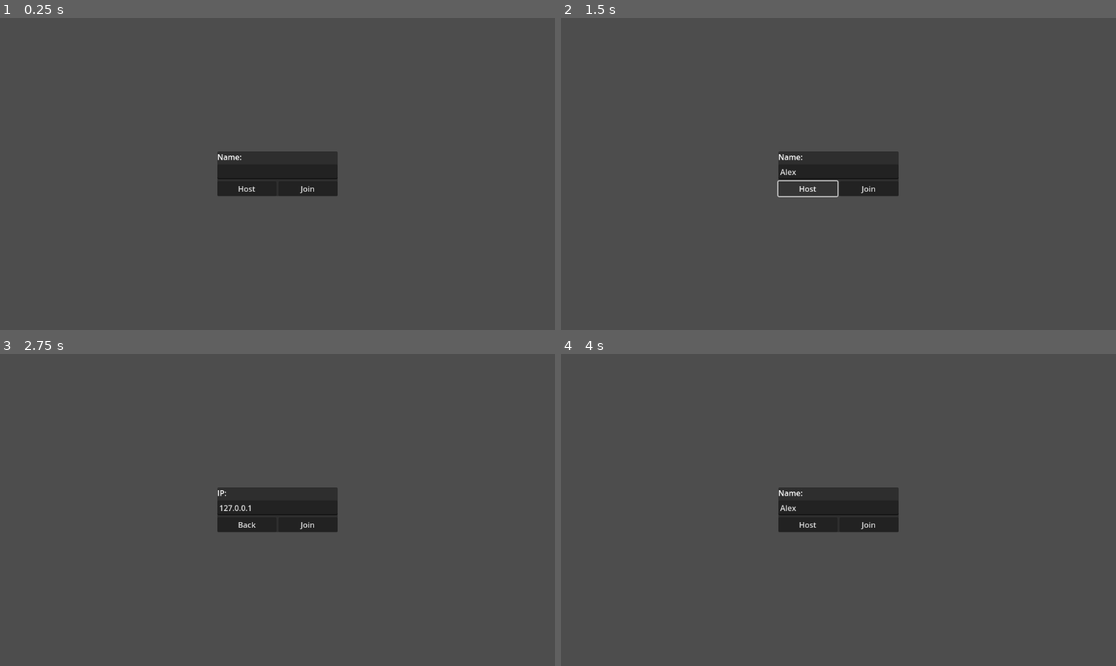
Above: before the commit, frames 1-4 (two rows, left to right).
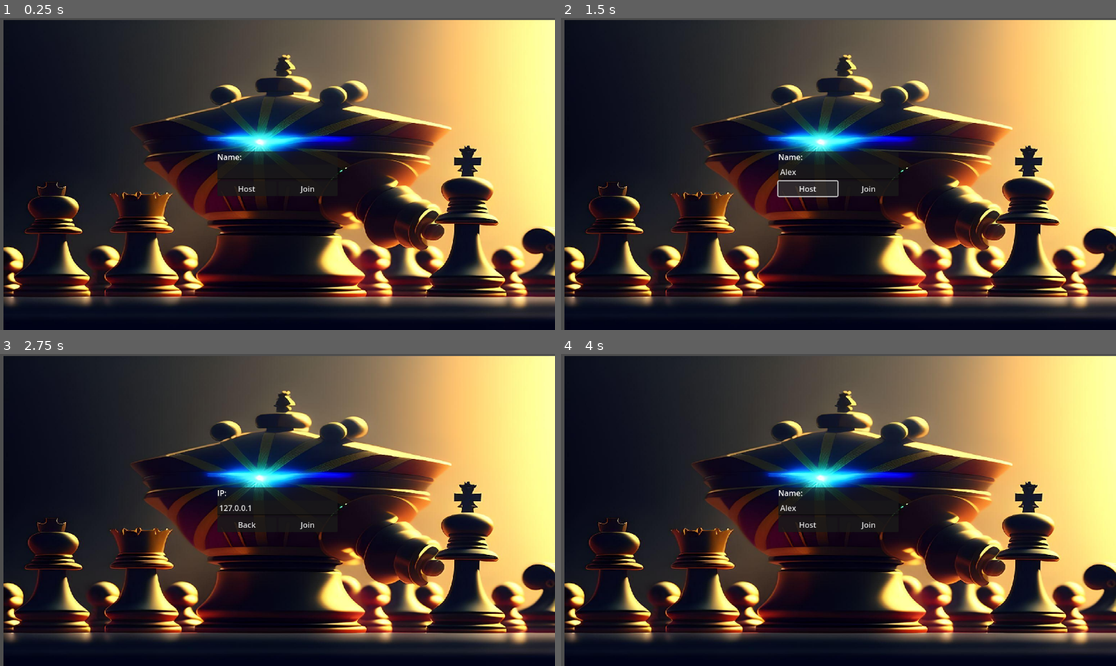
Above: after the commit, the same moments.

Repository: Juanxpeke/GD-FPSJuegos
Game: Godot game, scene res://Core/UI/Lobby/lobby.tscn
The game is run twice, just before and just after one commit, with the same random seed, the same clock (stepped at 60 frames per second) and the same inputs. The engine's default icon, where the game draws it, is replaced by a stand-in: a white triangle on a blue panel in a dark square.
Inputs (mouse positions are in pixels of both pictures, inside the frame that each line leads up to):
- Up to frame 1 (0.25 s): no input
- Up to frame 2 (1.5 s): click (838, 170) at 0.52 s; type "Alex" at 0.6 s; click "Host" at 1.25 s
- Up to frame 3 (2.75 s): click "Join" at 2 s
- Up to frame 4 (4 s): click "Back" at 2.75 s; tap Enter at 3.5 s; move the mouse to (960, 494) at 3.52 s; click (960, 494) at 3.67 s

The runs differ from the first frame. In frame 1, 92% of the frame differs, in the area x 0-100%, y 0-100%; in frame 2, 92%; in frame 3, 92%; in frame 4, 92%.

Commit message:
Added some assets

Diff:
--- a/Core/UI/Lobby/lobby.tscn
+++ b/Core/UI/Lobby/lobby.tscn
@@ -1,8 +1,9 @@
-[gd_scene load_steps=4 format=3 uid="uid://bslhrv3eo36wd"]
+[gd_scene load_steps=5 format=3 uid="uid://bslhrv3eo36wd"]
 
 [ext_resource type="Script" path="res://Core/UI/Lobby/lobby.gd" id="1_kkwo8"]
 [ext_resource type="PackedScene" uid="uid://chbh4lxk8rmmd" path="res://Core/UI/Lobby/lobby_player.tscn" id="2_2atg2"]
 [ext_resource type="PackedScene" uid="uid://db36f8ux7a06p" path="res://Core/Maps/Dummy/dummy_map.tscn" id="2_d24t2"]
+[ext_resource type="Texture2D" uid="uid://i27l5p4kjb1" path="res://assests/backgrounds/modern/modern_1.png" id="4_sjcdc"]
 
 [node name="Lobby" type="MarginContainer"]
 anchors_preset = 15
@@ -152,3 +153,9 @@
 text = "5"
 
 [node name="StartTimer" type="Timer" parent="."]
+
+[node name="Sprite2D" type="Sprite2D" parent="."]
+show_behind_parent = true
+position = Vector2(579.5, 326)
+scale = Vector2(0.745443, 0.559028)
+texture = ExtResource("4_sjcdc")
--- a/Core/Units/bishop.tscn
+++ b/Core/Units/bishop.tscn
@@ -2,7 +2,7 @@
 
 [ext_resource type="Script" path="res://Core/Units/unit.gd" id="1_yue7u"]
 [ext_resource type="Resource" uid="uid://d2m4ogufqdybg" path="res://Core/Board/CellDescriptors/ClassicDescriptors/bishop_descriptor.tres" id="2_gex8h"]
-[ext_resource type="Texture2D" uid="uid://b1vs0okbp4qj2" path="res://icon.svg" id="4_1u72q"]
+[ext_resource type="Texture2D" uid="uid://doph6qpa02lu4" path="res://assests/pixel chess_v1.2/16x32 pieces/B_Bishop.png" id="4_6dy78"]
 [ext_resource type="Resource" uid="uid://cqg7lhubm2k6u" path="res://Core/Board/CellDescriptors/ClassicDescriptors/queen_descriptor.tres" id="4_kaa73"]
 
 [sub_resource type="RectangleShape2D" id="RectangleShape2D_r1ng6"]
@@ -16,8 +16,9 @@
 [node name="Sprite" type="Sprite2D" parent="."]
 unique_name_in_owner = true
 modulate = Color(1, 0.12549, 0.568627, 1)
-scale = Vector2(0.2, 0.2)
-texture = ExtResource("4_1u72q")
+position = Vector2(0, -9)
+scale = Vector2(1.5, 1.5)
+texture = ExtResource("4_6dy78")
 
 [node name="Area" type="Area2D" parent="."]
 unique_name_in_owner = true
--- a/Core/Units/king.tscn
+++ b/Core/Units/king.tscn
@@ -1,9 +1,9 @@
 [gd_scene load_steps=7 format=3 uid="uid://ctd4f7l06mlv7"]
 
 [ext_resource type="Script" path="res://Core/Units/king.gd" id="1_nwkod"]
-[ext_resource type="Texture2D" uid="uid://b1vs0okbp4qj2" path="res://icon.svg" id="2_5ft7p"]
 [ext_resource type="Resource" uid="uid://jkfp0wy0n5yv" path="res://Core/Board/CellDescriptors/ClassicDescriptors/king_descriptor.tres" id="2_apiqb"]
 [ext_resource type="Script" path="res://Core/Board/CellDescriptors/line_descriptor.gd" id="3_m3o7w"]
+[ext_resource type="Texture2D" uid="uid://btnpkoyxkh2my" path="res://assests/pixel chess_v1.2/16x32 pieces/B_King.png" id="4_4yf86"]
 
 [sub_resource type="Resource" id="Resource_deaaw"]
 script = ExtResource("3_m3o7w")
@@ -21,8 +21,9 @@
 
 [node name="Sprite" type="Sprite2D" parent="."]
 unique_name_in_owner = true
-scale = Vector2(0.2, 0.2)
-texture = ExtResource("2_5ft7p")
+position = Vector2(0, -8)
+scale = Vector2(1.5, 1.5)
+texture = ExtResource("4_4yf86")
 
 [node name="Area" type="Area2D" parent="."]
 unique_name_in_owner = true
--- a/project.godot
+++ b/project.godot
@@ -28,3 +28,7 @@
 "events": [Object(InputEventKey,"resource_local_to_scene":false,"resource_name":"","device":-1,"window_id":0,"alt_pressed":false,"shift_pressed":false,"ctrl_pressed":false,"meta_pressed":false,"pressed":false,"keycode":0,"physical_keycode":44,"key_label":0,"unicode":44,"echo":false,"script":null)
 ]
 }
+
+[rendering]
+
+textures/canvas_textures/default_texture_filter=0
Binary file added: assests/backgrounds/medieval/medieval_1.png
Not shown, added: assests/backgrounds/medieval/medieval_1.png.import
Binary file added: assests/backgrounds/medieval/medieval_2.png
Not shown, added: assests/backgrounds/medieval/medieval_2.png.import
Binary file added: assests/backgrounds/modern/modern_1.png
Not shown, added: assests/backgrounds/modern/modern_1.png.import
Binary file added: assests/backgrounds/modern/modern_2.png
Not shown, added: assests/backgrounds/modern/modern_2.png.import
Binary file added: assests/backgrounds/modern/modern_3.png
Not shown, added: assests/backgrounds/modern/modern_3.png.import
Binary file added: assests/backgrounds/modern/modern_4.png
Not shown, added: assests/backgrounds/modern/modern_4.png.import
(and 71 more such lines)
